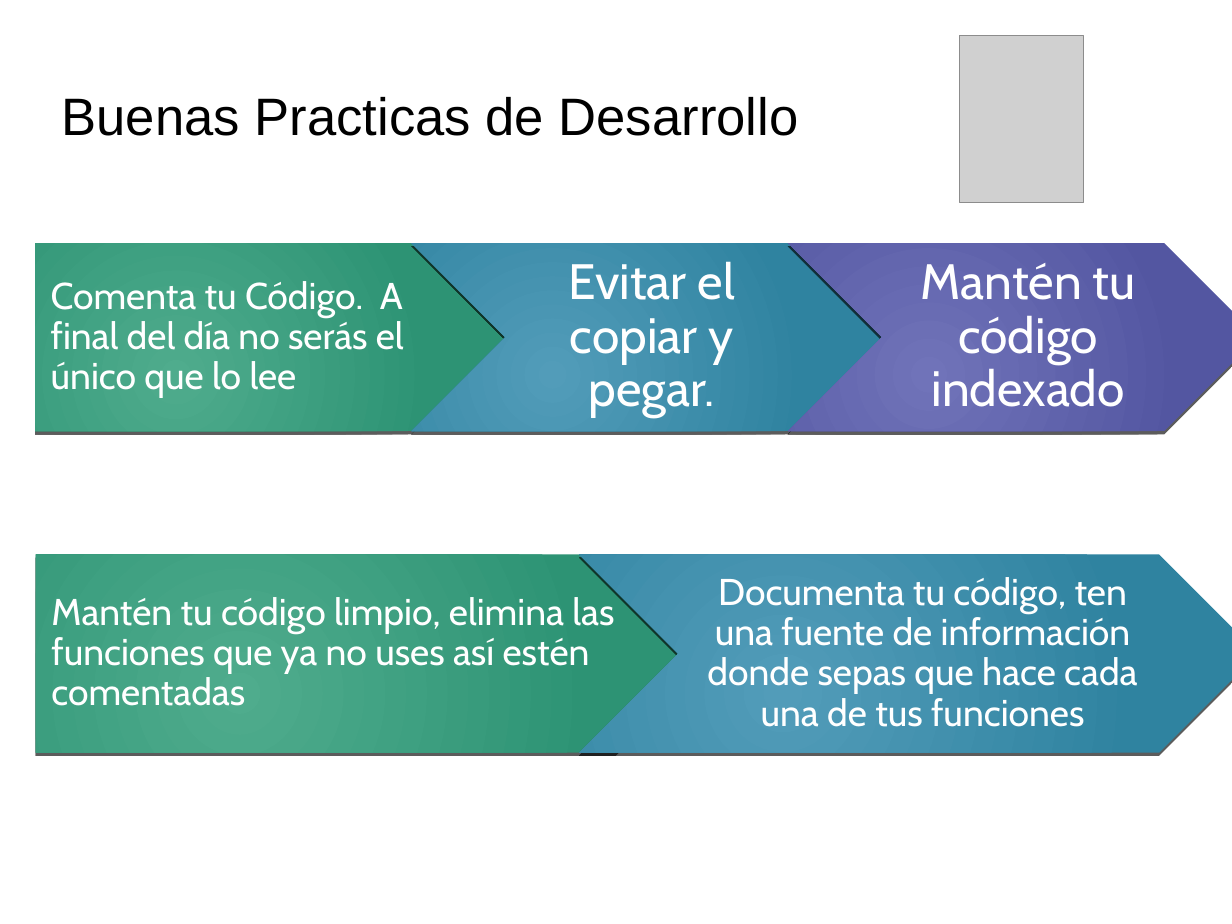
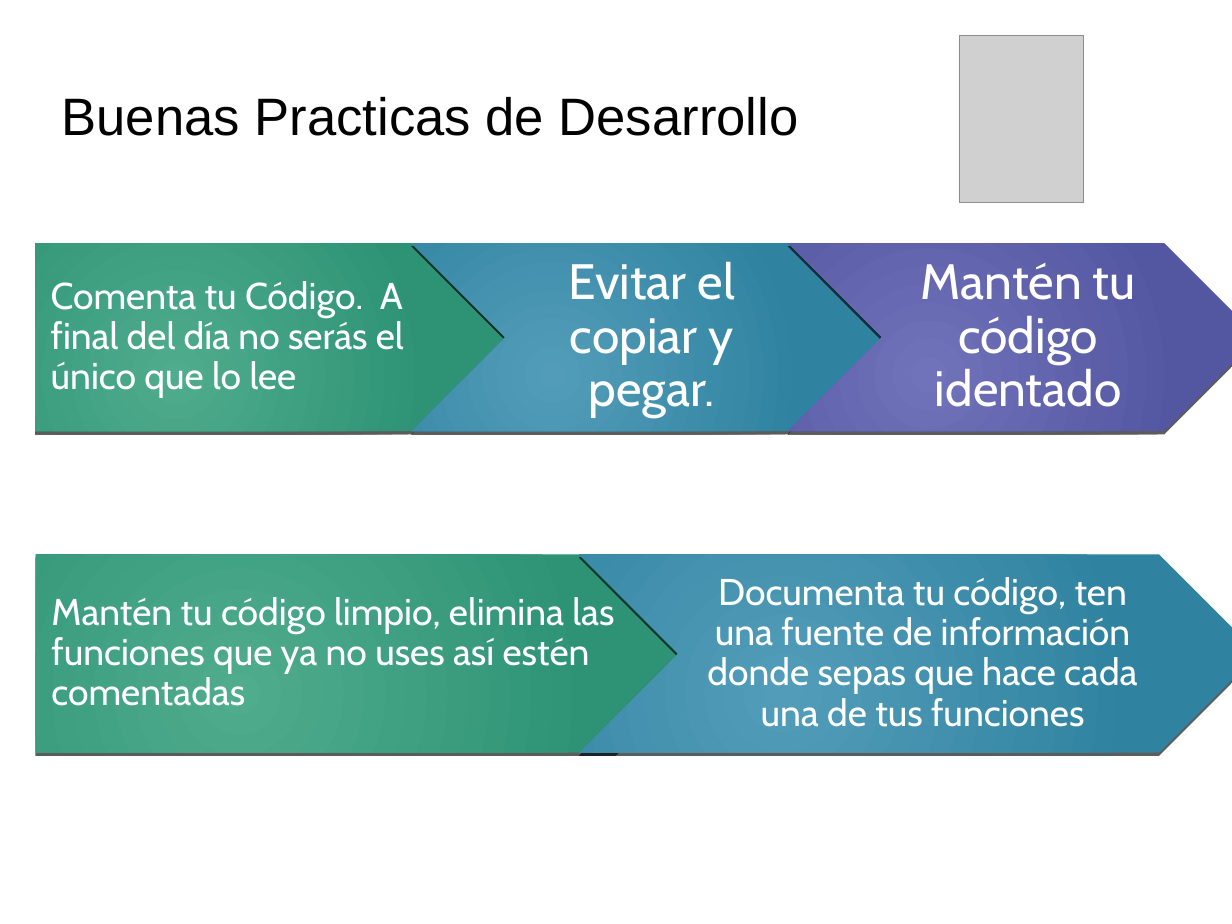
Before and after one commit to HungerWolf-LS/CursoCakePHP, a slide deck: slide 16 of CakePHP.odp (slide 17 before the commit). Drawn at 1232x924 pixels with LibreOffice and Linux fonts; fonts in the diff are those of the drawing; grey boxes stand for pictures; background and template pictures are left out. Boxes give left, top, right and bottom in pixels: in the first picture for what was removed or moved away, otherwise in the second. Text is boxed around its words. In the diff, an @@ line names an element or a change of style, - is before the commit and + after.

```diff
--- a/CakePHP.odp
+++ b/CakePHP.odp
@@ text in chevron at [921,263,1136,407]: text changed @@
-Mantén tu código indexado
+Mantén tu código identado
```
Also in this commit, not shown: 7 other slides changed, 3 slides added, 3 slides removed, 3 other files.
